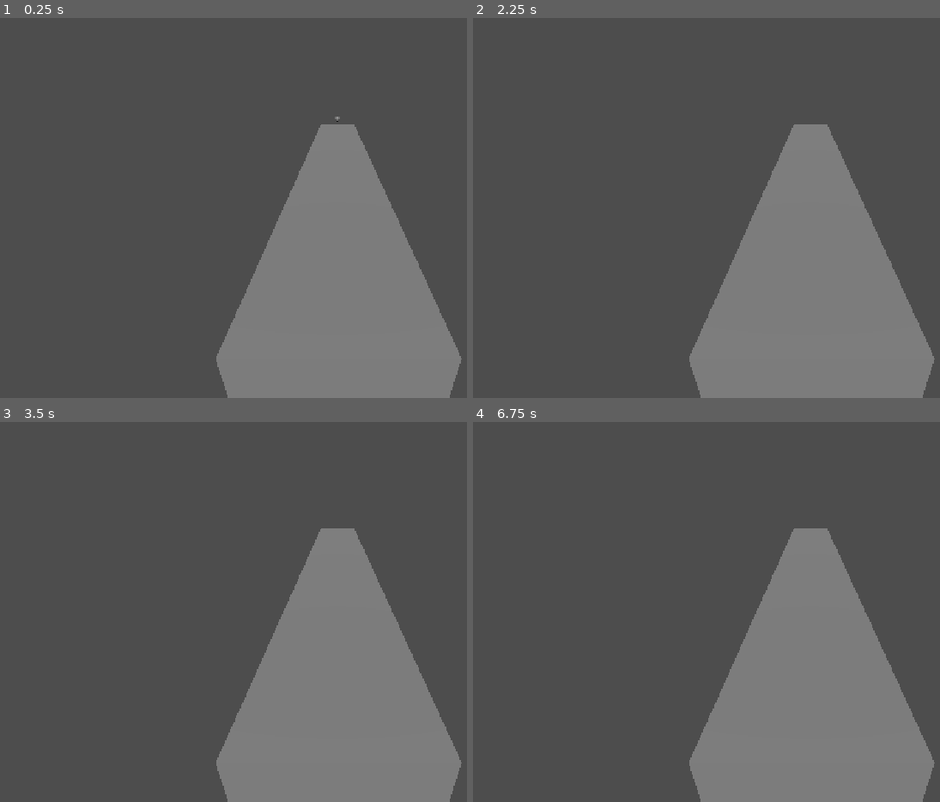
Above: before the commit, frames 1-4 (two rows, left to right).
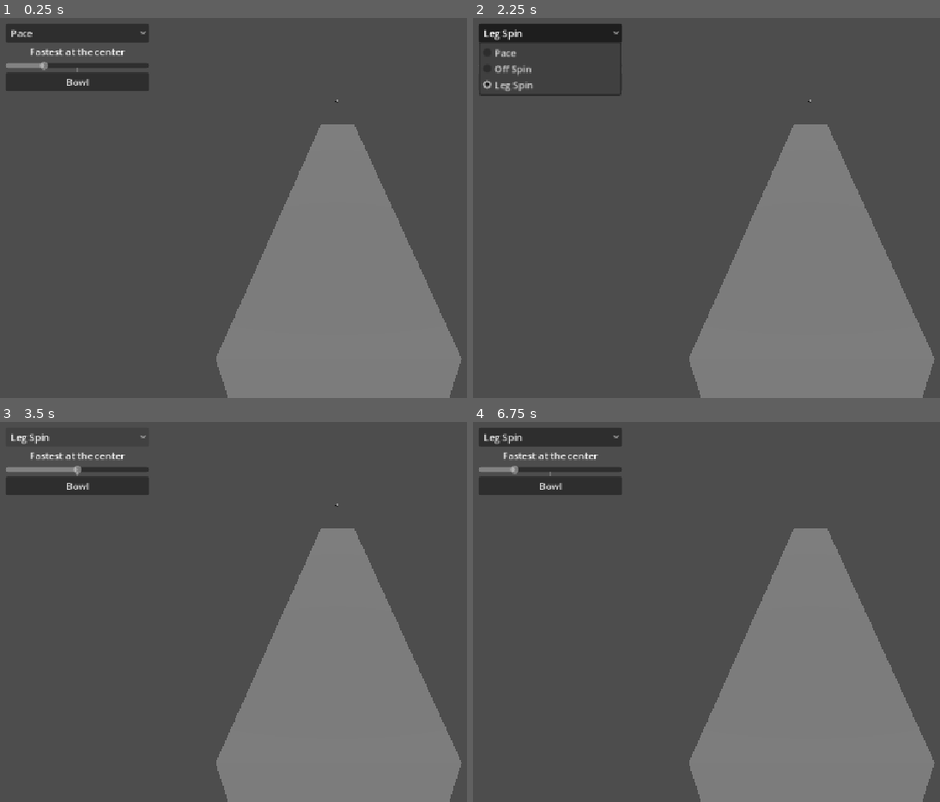
Above: after the commit, the same moments.

Repository: aranmahadevan108-prog/Real-Work-Haven
Game: Godot game, scene res://Cricket Batting Experience.tscn
The game is run twice, just before and just after one commit, with the same random seed, the same clock (stepped at 60 frames per second) and the same inputs.
Inputs (mouse positions are in pixels of both pictures, inside the frame that each line leads up to):
- Up to frame 1 (0.25 s): no input
- Up to frame 2 (2.25 s): click (552, 33) at 0.5 s, where only the run after the commit has a clickable "Pace"; click (552, 82) at 1.25 s, where only the run after the commit has a clickable "Bowl"; click (552, 33) at 2 s, where only the run after the commit has a clickable "Leg Spin"
- Up to frame 3 (3.5 s): click (79, 437) at 2.75 s, where only the run after the commit has a clickable "Leg Spin"
- Up to frame 4 (6.75 s): click (552, 486) at 3.5 s, where only the run after the commit has a clickable "Bowl"; click (552, 437) at 4.25 s, where only the run after the commit has a clickable "Leg Spin"; tap Enter at 5 s; tap Space (swing) at 5.1, 5.75, 5.85 s; click (552, 486) at 6.5 s, where only the run after the commit has a clickable "Bowl"

The runs differ from the first frame. In frame 1, 3.5% of the frame differs, in the area x 1-73%, y 1-28%; in frame 2, 2.0%; in frame 3, 2.1%; in frame 4, 3.4%.

Commit message:
Bowling options

Diff:
--- a/cricket_batting_experience.gd
+++ b/cricket_batting_experience.gd
@@ -3,11 +3,79 @@
 var cooldown = 0
 
 # Called when the node enters the scene tree for the first time.
-func _ready():
-	$Ball.linear_velocity = Vector3(0, -2, 25)
+@onready var ball: RigidBody3D = $Ball
+@onready var ball_start: Vector3 = ball.position
 
+var bowl_type := OptionButton.new()
+var meter := HSlider.new()
+var bowl_button := Button.new()
+var meter_time := 0.0
+var spin := 0.0
+
+func _ready() -> void:
+	ball.freeze = true
+	ball.contact_monitor = true
+	ball.max_contacts_reported = 4
+	ball.body_entered.connect(_on_ball_bounce)
+
+	var hud := CanvasLayer.new()
+	add_child(hud)
+
+	var controls := VBoxContainer.new()
+	controls.position = Vector2(20, 20)
+	controls.custom_minimum_size.x = 240
+	hud.add_child(controls)
+
+	for mode in ["Pace", "Off Spin", "Leg Spin"]:
+		bowl_type.add_item(mode)
+	bowl_type.select(0)
+	bowl_type.focus_mode = Control.FOCUS_NONE
+	controls.add_child(bowl_type)
+
+	var hint := Label.new()
+	hint.text = "Fastest at the center"
+	hint.horizontal_alignment = HORIZONTAL_ALIGNMENT_CENTER
+	controls.add_child(hint)
+
+	meter.max_value = 1.0
+	meter.step = 0.001
+	meter.tick_count = 3
+	meter.editable = false
+	meter.focus_mode = Control.FOCUS_NONE
+	controls.add_child(meter)
+
+	bowl_button.text = "Bowl"
+	bowl_button.focus_mode = Control.FOCUS_NONE
+	bowl_button.pressed.connect(_bowl)
+	controls.add_child(bowl_button)
+
+func _bowl() -> void:
+	bowl_button.disabled = true
+	var timing := 1.0 - absf(meter.value * 2.0 - 1.0)
+	var mode := bowl_type.selected
+	var speed := lerpf(21.0, 33.0, timing) if mode == 0 else lerpf(18.0, 25.0, timing)
+	spin = [0.0, -0.9, 0.9][mode]
+
+	ball_in_zone = false
+	ball.position = ball_start
+	ball.freeze = false
+	ball.angular_velocity = Vector3.ZERO
+	ball.linear_velocity = Vector3(0.0, -2.0, speed)
+	ball.sleeping = false
+
+	await get_tree().create_timer(2.5).timeout
+	bowl_button.disabled = false
+
+func _on_ball_bounce(body: Node) -> void:
+	if body == $Pitch and spin != 0.0:
+		ball.apply_central_impulse.call_deferred(Vector3(spin * ball.mass, 0.0, 0.0))
+		spin = 0.0
 # Called every frame. 'delta' is the elapsed time since the previous frame.
 func _process(delta: float):
+	if not bowl_button.disabled:
+		meter_time += delta
+		meter.value = pingpong(meter_time, 1.0)
+
 	cooldown -= delta
 	if Input.is_action_just_pressed("swing") and cooldown <= 0:
 		cooldown = 1
